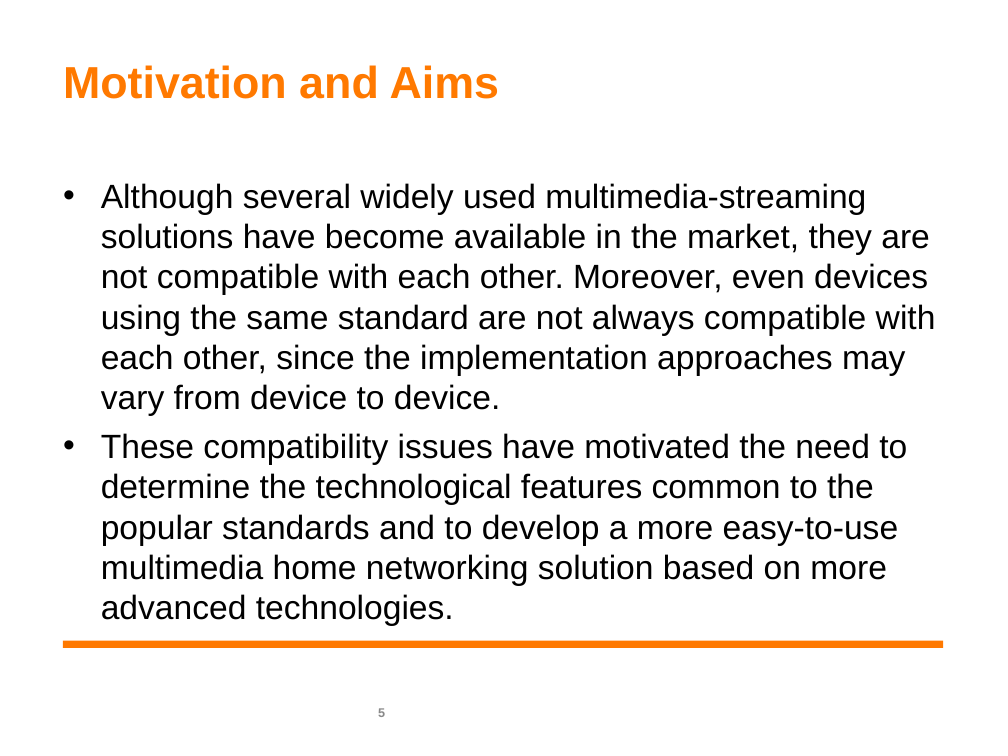
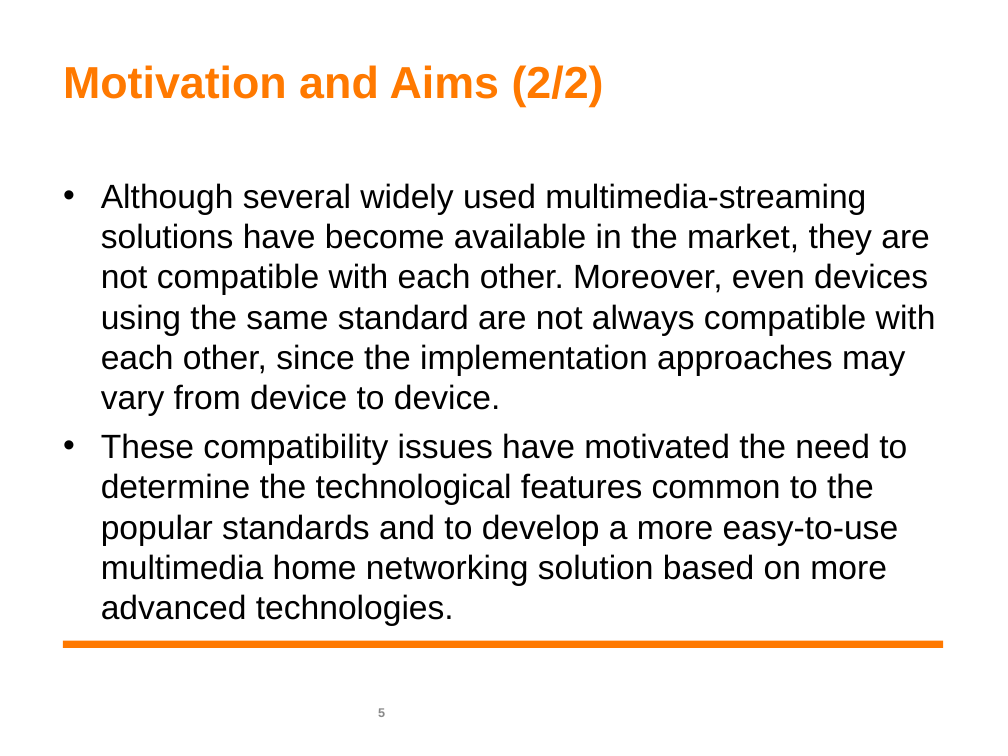
Before and after one commit to pengdev/home-networking, a slide deck: slide 5 of liu_120515.ppt. Drawn at 1008x756 pixels with LibreOffice and Linux fonts; fonts in the diff are those of the drawing; background and template pictures are left out. Boxes give left, top, right and bottom in pixels: in the first picture for what was removed or moved away, otherwise in the second. Text is boxed around its words. In the diff, an @@ line names an element or a change of style, - is before the commit and + after.

```diff
--- a/liu_120515.ppt
+++ b/liu_120515.ppt
@@ title at (x1=63, y1=65, x2=604, y2=107): text changed @@
-Motivation and Aims
+Motivation and Aims (2/2)
```
Also in this commit, not shown: 13 other slides changed, 1 slide added, 1 other file.
